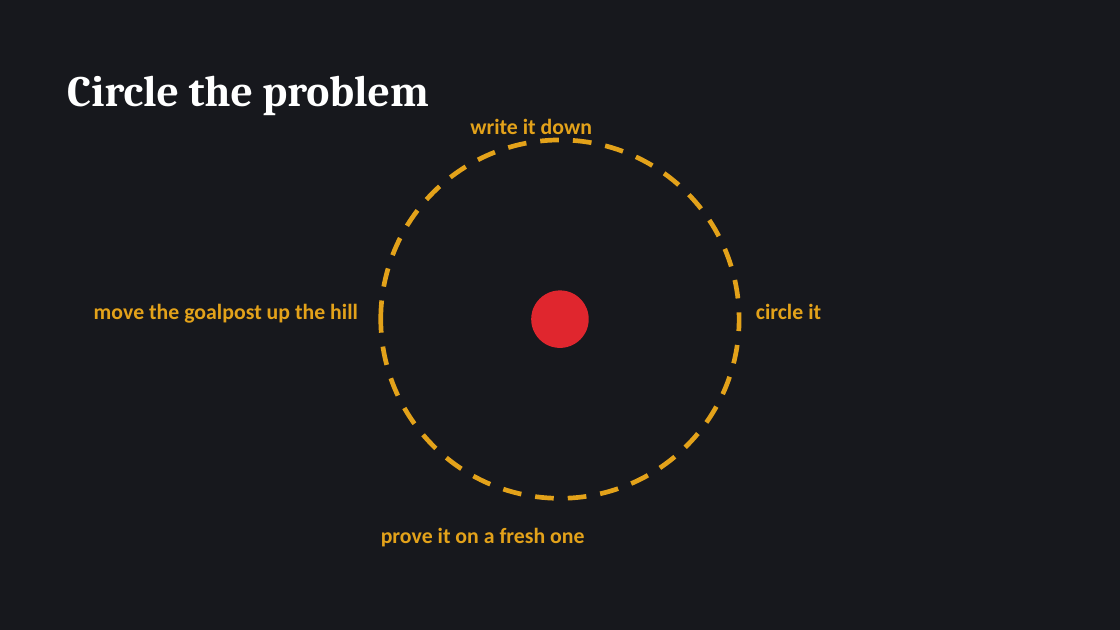
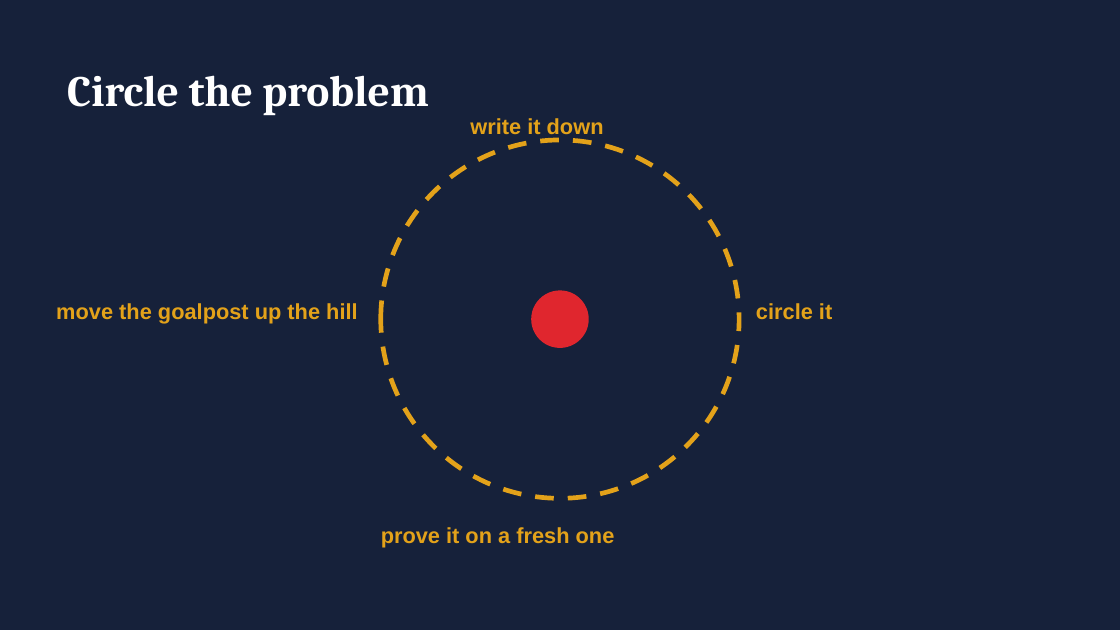
Before and after one commit to asaaab/asaaab.com, a slide deck: slide 13 of whimzmaxx/decks/The-Diary.pptx (slide 7 before the commit). Drawn at 1120x630 pixels with LibreOffice and Linux fonts; fonts in the diff are those of the drawing. Boxes give left, top, right and bottom in pixels: in the first picture for what was removed or moved away, otherwise in the second. Text is boxed around its words. In the diff, an @@ line names an element or a change of style, - is before the commit and + after.

```diff
--- a/whimzmaxx/decks/The-Diary.pptx
+++ b/whimzmaxx/decks/The-Diary.pptx
@@ background #17181D to #16213A @@
@@ ellipse at (381, 140, 739, 498): fill #17181D to #16213A @@
@@ font Calibri to Arial in 4 elements at (470, 118, 604, 139), (756, 303, 832, 319), (381, 527, 615, 548), (56, 303, 357, 324) @@
```
Also in this commit, not shown: 28 other slides changed, 6 slides added, 2 other files.
